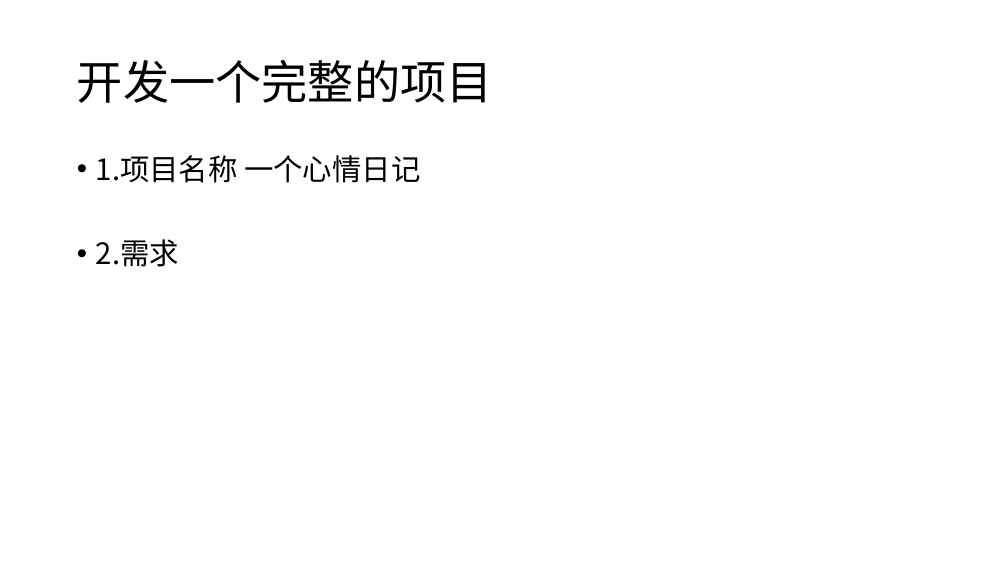
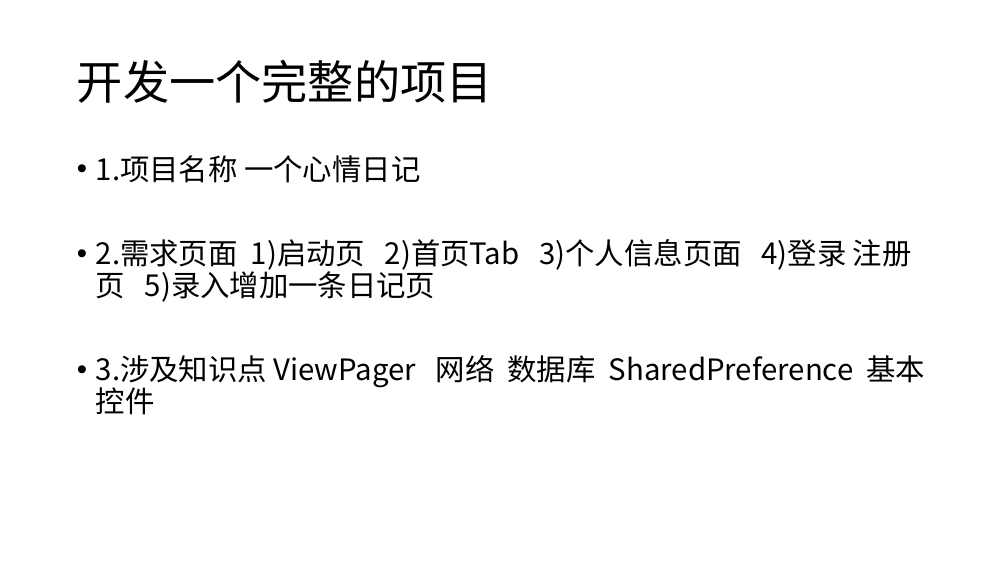
Before and after one commit to guanzhen-yun/firstapp, a slide deck: slide 38 of android开发教程.pptx. Drawn at 1008x567 pixels with LibreOffice and Linux fonts; fonts in the diff are those of the drawing. Boxes give left, top, right and bottom in pixels: in the first picture for what was removed or moved away, otherwise in the second. Text is boxed around its words. In the diff, an @@ line names an element or a change of style, - is before the commit and + after.

```diff
--- a/android开发教程.pptx
+++ b/android开发教程.pptx
@@ text at (96,239,926,415): text changed @@
-• 2.需求
+• 2.需求页面 1)启动页 2)首页Tab 3)个人信息页面 4)登录 注册页 5)录入增加一条日记页
+• 3.涉及知识点 ViewPager 网络 数据库 SharedPreference 基本控件
```
Also in this commit, not shown: 1 other slide changed, 6 other files.
